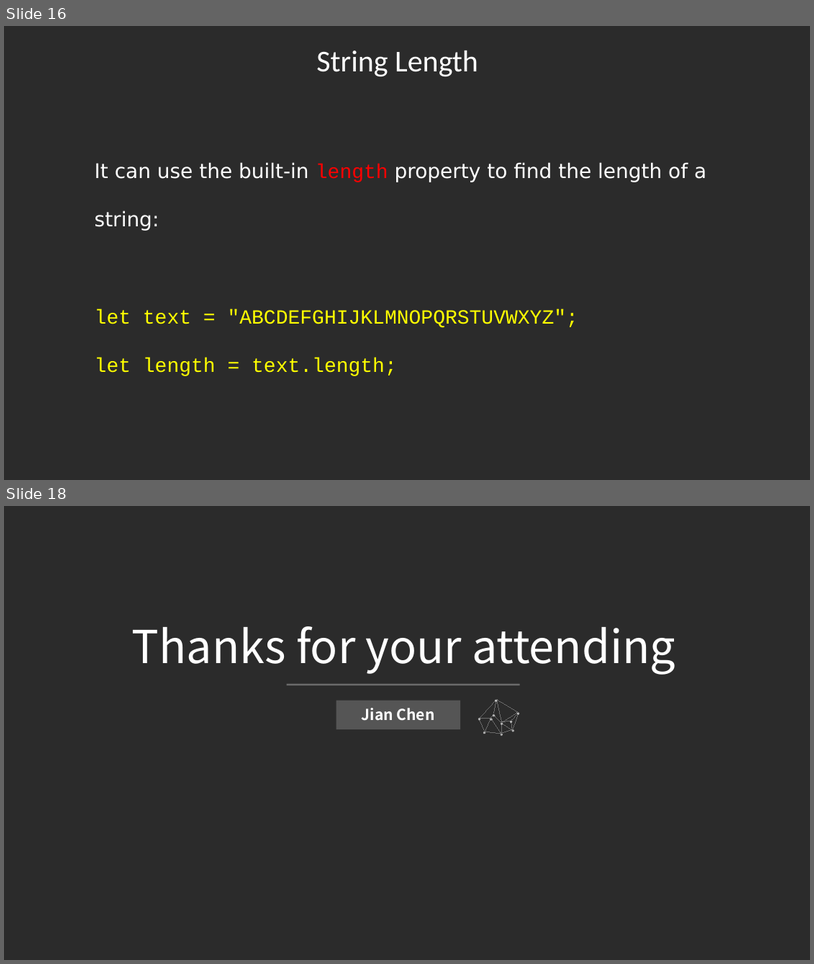
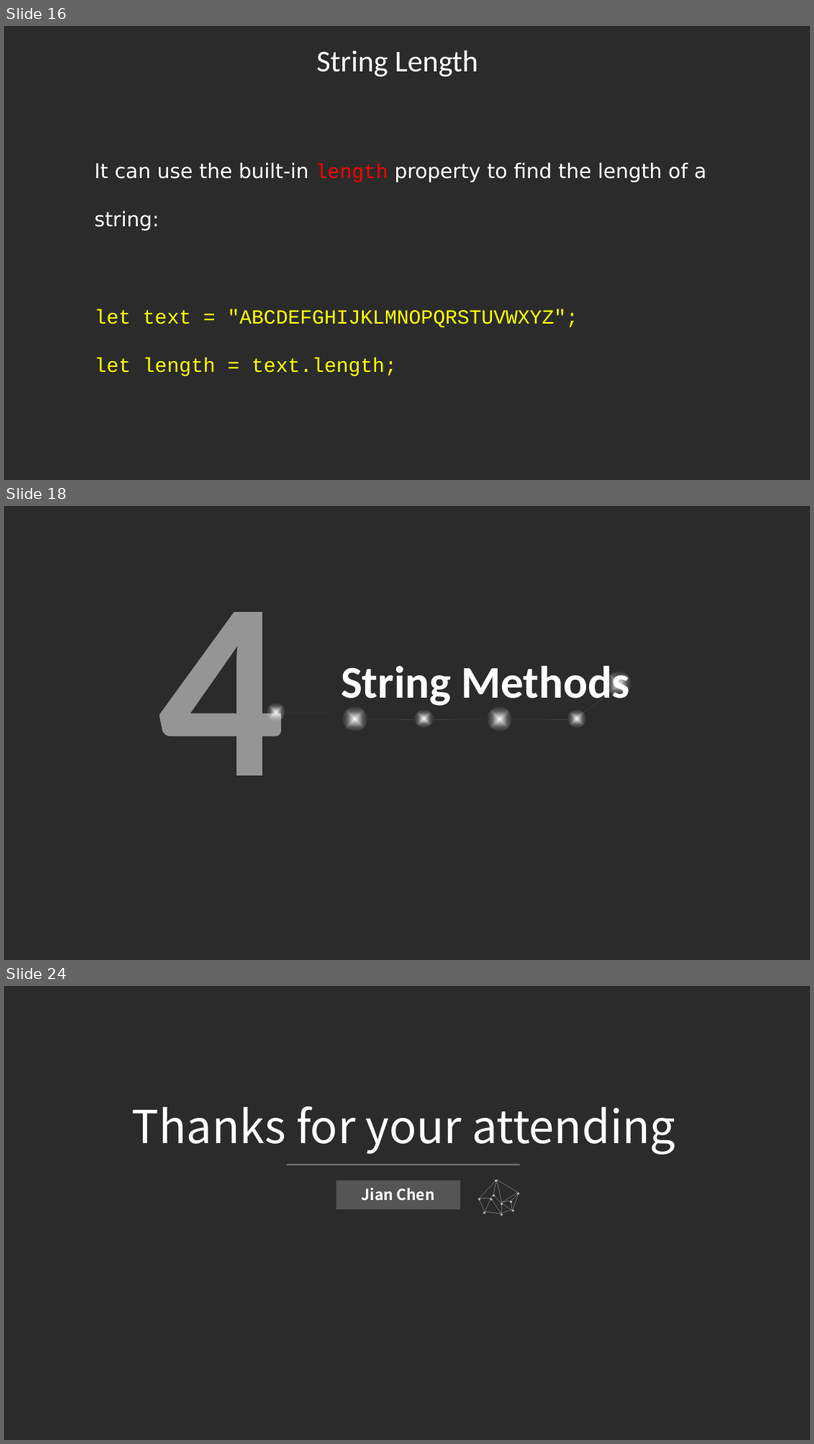
Before and after one commit to jianchentech/WebCamp, a slide deck: WebLecture/Lecture13-Javascript4.pptx. Shown one above the other, each under a label of ours: slides 16 and 18 before the commit, slides 16, 18 and 24 after it; the slides between them are not shown. The pictures are 814x964 and 814x1444 pixels, drawn with LibreOffice and Linux fonts; fonts in the diff are those of the drawing; background and template pictures are left out; a plain dark background stands for a picture behind light text. Boxes give left, top, right and bottom in pixels: in the first picture for what was removed or moved away, otherwise in the second. Text is boxed around its words. In the diff, an @@ line names an element or a change of style, - is before the commit and + after.

```diff
--- a/WebLecture/Lecture13-Javascript4.pptx
+++ b/WebLecture/Lecture13-Javascript4.pptx
@@ slide 18 added at box(4, 506, 810, 960), background picture (left out) @@
@@ text added at box(158, 612, 286, 775), 300 pt, text #FFFFFF at 20% opacity, bold @@
+4
@@ text added at box(341, 665, 630, 705), 54 pt, text #FFFFFF, bold @@
+String Methods
@@ ellipse added at box(606, 671, 632, 697), fill gradient #FFFFFF to #FBFDFE @@
@@ line added from (610, 693) to (584, 713), #FFFFFF 0.05 pt @@
@@ ellipse added at box(267, 702, 286, 722), fill gradient #FFFFFF to #FBFDFE @@
@@ line added from (286, 713) to (331, 713), #FFFFFF 0.05 pt @@
@@ ellipse added at box(342, 705, 368, 731), fill gradient #FFFFFF to #FBFDFE @@
@@ line added from (368, 720) to (414, 720), #FFFFFF 0.05 pt @@
@@ ellipse added at box(414, 708, 434, 728), fill gradient #FFFFFF to #FBFDFE @@
@@ line added from (434, 720) to (486, 720), #FFFFFF 0.05 pt @@
@@ ellipse added at box(486, 705, 513, 731), fill gradient #FFFFFF to #FBFDFE @@
@@ line added from (513, 720) to (567, 720), #FFFFFF 0.05 pt @@
@@ ellipse added at box(567, 708, 586, 728), fill gradient #FFFFFF to #FBFDFE @@
@@ what was slide 18 is now slide 24 @@
```
Also in this commit, not shown: 6 other slides added, 1 slide removed.
